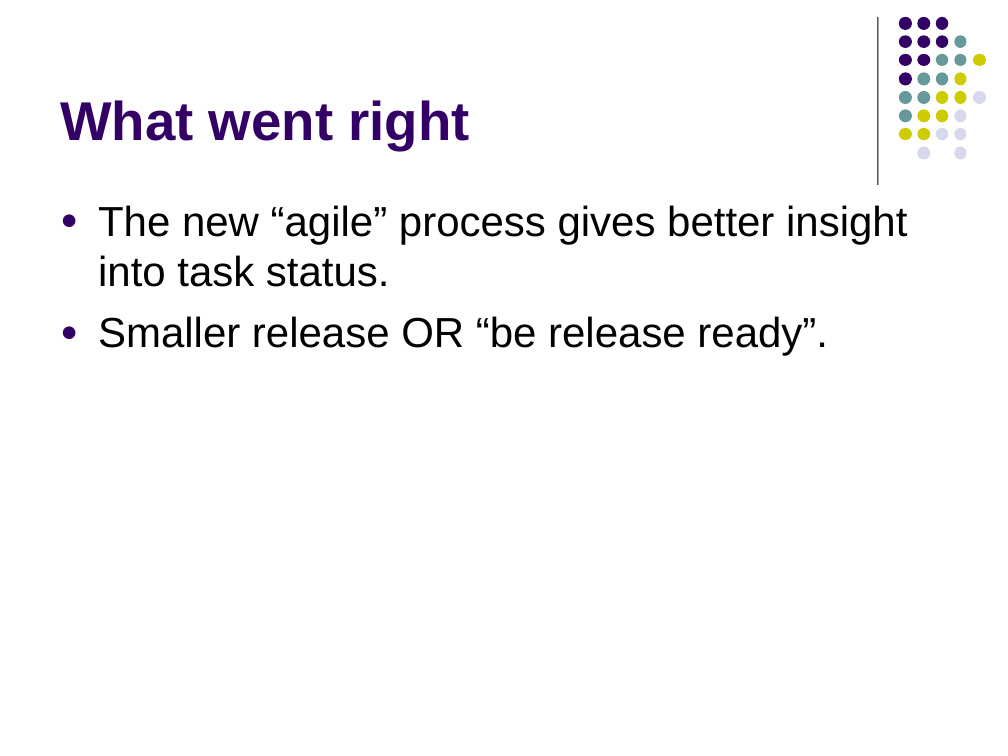
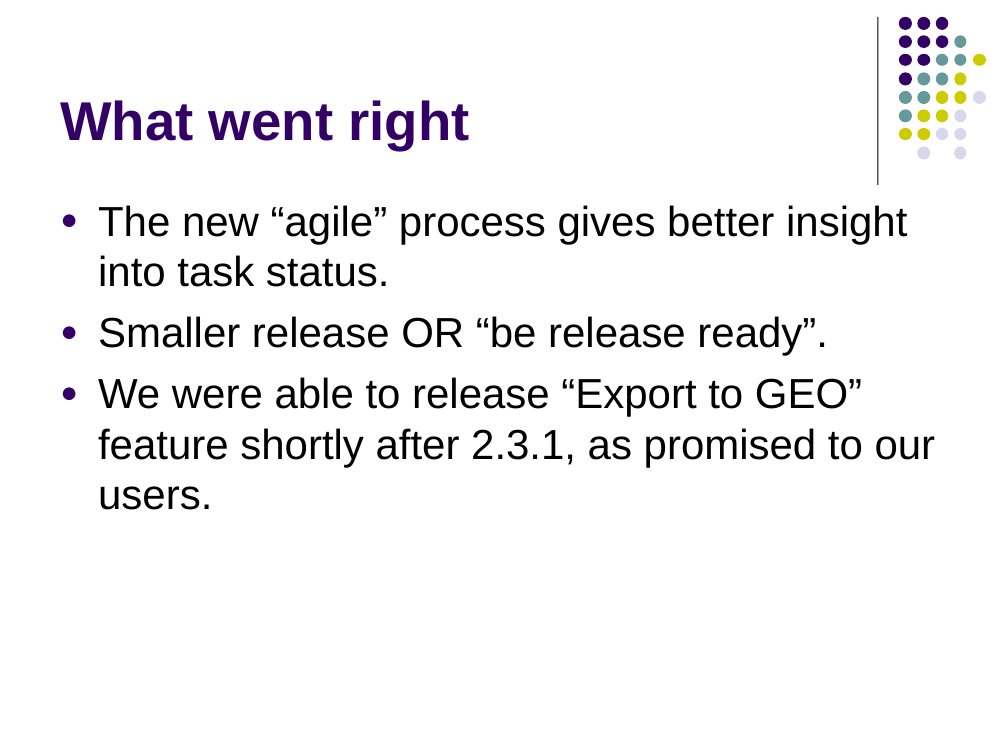
Before and after one commit to NCIP/caarray-docs, a slide deck: slide 5 of project_management/reports/2.3.1_project_portmortem.ppt. Drawn at 1008x756 pixels with LibreOffice and Linux fonts; fonts in the diff are those of the drawing. Boxes give left, top, right and bottom in pixels: in the first picture for what was removed or moved away, otherwise in the second. Text is boxed around its words. In the diff, an @@ line names an element or a change of style, - is before the commit and + after.

```diff
--- a/project_management/reports/2.3.1_project_portmortem.ppt
+++ b/project_management/reports/2.3.1_project_portmortem.ppt
@@ text at [98,377,936,510]: paragraph added @@
+● We were able to release “Export to GEO” feature shortly after 2.3.1, as promised to our users.
```
Also in this commit, not shown: 2 other slides changed.
